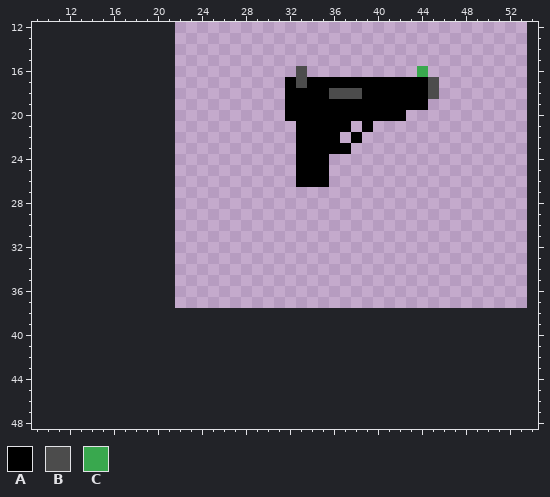
A pixel-art file gets an edit: Sprite Source Files/Objects/Hovey_Pistol.ase. The picture above was drawn from the file before the commit.
32x32 pixels, 1 frame. Shown: x 9..54, y 12..48. The old version is drawn lined up with the new one, on the new canvas.
Palette (. is transparent): A #000000  B #4c4c4c  C #39a84e
Pixels before, first column x 32:
16 .B..........C.
17 ABAAAAAAAAAAAB
18 AAAABBBAAAAAAB
19 AAAAAAAAAAAAA.
20 AAAAAAAAAAA...
21 .AAAAA.A......
22 .AAAA.A.......
23 .AAAAA........
24 .AAA..........
25 .AAA..........
26 .AAA..........
The same view after the edit:
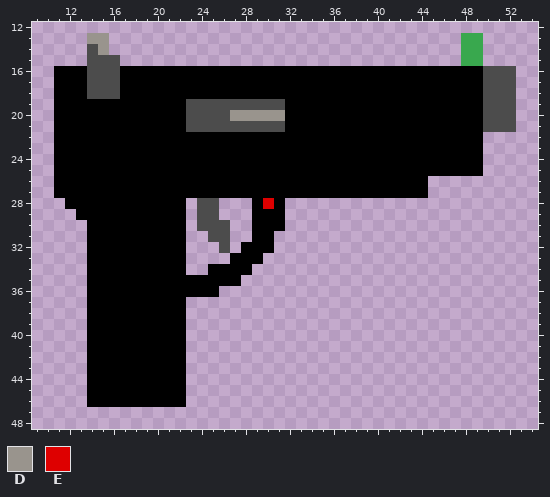
Colours new in this view: D #99948d  E #de0000
From the commit log: Update to pistol and to player controller
Difference:
{"change": "canvas 32x32 -> 64x64, the old top-left corner now at 22,6"}
{"y":13,"x":14,"old":"..","new":"DD"}
{"y":13,"x":48,"old":"..","new":"CC"}
{"y":14,"x":14,"old":"..","new":"BD"}
{"y":14,"x":48,"old":"..","new":"CC"}
{"y":15,"x":14,"old":"...","new":"BBB"}
{"y":15,"x":48,"old":"..","new":"CC"}
{"y":16,"x":11,"old":"......................B..........C........","new":"AAABBBAAAAAAAAAAAAAAAAAAAAAAAAAAAAAAAAABBB"}
{"y":17,"x":11,"old":".....................","new":"AAABBBAAAAAAAAAAAAAAA"}
{"y":17,"x":33,"old":"B","new":"A"}
{"y":17,"x":45,"old":"B.......","new":"AAAAABBB"}
{"y":18,"x":11,"old":".....................","new":"AAABBBAAAAAAAAAAAAAAA"}
{"y":18,"x":36,"old":"BBB","new":"AAA"}
{"y":18,"x":45,"old":"B.......","new":"AAAAABBB"}
{"y":19,"x":11,"old":".....................","new":"AAAAAAAAAAAABBBBBBBBB"}
{"y":19,"x":45,"old":"........","new":"AAAAABBB"}
{"y":20,"x":11,"old":".....................","new":"AAAAAAAAAAAABBBBDDDDD"}
{"y":20,"x":43,"old":"..........","new":"AAAAAAABBB"}
{"y":21,"x":11,"old":"......................","new":"AAAAAAAAAAAABBBBBBBBBA"}
{"y":21,"x":38,"old":".","new":"A"}
{"y":21,"x":40,"old":".............","new":"AAAAAAAAAABBB"}
{"y":22,"x":11,"old":"......................","new":"AAAAAAAAAAAAAAAAAAAAAA"}
{"y":22,"x":37,"old":".","new":"A"}
{"y":22,"x":39,"old":"...........","new":"AAAAAAAAAAA"}
{"y":23,"x":11,"old":"......................","new":"AAAAAAAAAAAAAAAAAAAAAA"}
{"y":23,"x":38,"old":"............","new":"AAAAAAAAAAAA"}
{"y":24,"x":11,"old":"......................","new":"AAAAAAAAAAAAAAAAAAAAAA"}
{"y":24,"x":36,"old":"..............","new":"AAAAAAAAAAAAAA"}
{"y":25,"x":11,"old":"......................","new":"AAAAAAAAAAAAAAAAAAAAAA"}
{"y":25,"x":36,"old":"..............","new":"AAAAAAAAAAAAAA"}
{"y":26,"x":11,"old":"......................","new":"AAAAAAAAAAAAAAAAAAAAAA"}
{"y":26,"x":36,"old":".........","new":"AAAAAAAAA"}
{"y":27,"x":11,"old":"..................................","new":"AAAAAAAAAAAAAAAAAAAAAAAAAAAAAAAAAA"}
{"y":28,"x":12,"old":"...........","new":"AAAAAAAAAAA"}
{"y":28,"x":24,"old":"..","new":"BB"}
{"y":28,"x":29,"old":"...","new":"AEA"}
{"y":29,"x":13,"old":"..........","new":"AAAAAAAAAA"}
{"y":29,"x":24,"old":"..","new":"BB"}
{"y":29,"x":29,"old":"...","new":"AAA"}
{"y":30,"x":14,"old":".........","new":"AAAAAAAAA"}
{"y":30,"x":24,"old":"...","new":"BBB"}
{"y":30,"x":29,"old":"...","new":"AAA"}
{"y":31,"x":14,"old":".........","new":"AAAAAAAAA"}
{"y":31,"x":25,"old":"..","new":"BB"}
{"y":31,"x":29,"old":"..","new":"AA"}
{"y":32,"x":14,"old":".........","new":"AAAAAAAAA"}
{"y":32,"x":26,"old":".","new":"B"}
{"y":32,"x":28,"old":"...","new":"AAA"}
{"y":33,"x":14,"old":".........","new":"AAAAAAAAA"}
{"y":33,"x":27,"old":"...","new":"AAA"}
{"y":34,"x":14,"old":".........","new":"AAAAAAAAA"}
{"y":34,"x":25,"old":"....","new":"AAAA"}
{"y":35,"x":14,"old":"..............","new":"AAAAAAAAAAAAAA"}
{"y":36,"x":14,"old":"............","new":"AAAAAAAAAAAA"}
{"y":37,"x":14,"old":".........","new":"AAAAAAAAA"}
{"y":38,"x":14,"old":".........","new":"AAAAAAAAA"}
{"y":39,"x":14,"old":".........","new":"AAAAAAAAA"}
{"y":40,"x":14,"old":".........","new":"AAAAAAAAA"}
{"y":41,"x":14,"old":".........","new":"AAAAAAAAA"}
{"y":42,"x":14,"old":".........","new":"AAAAAAAAA"}
{"y":43,"x":14,"old":".........","new":"AAAAAAAAA"}
{"y":44,"x":14,"old":".........","new":"AAAAAAAAA"}
{"y":45,"x":14,"old":".........","new":"AAAAAAAAA"}
{"y":46,"x":14,"old":".........","new":"AAAAAAAAA"}
{"label":"changed","picture_box":[54,33,516,407]}
